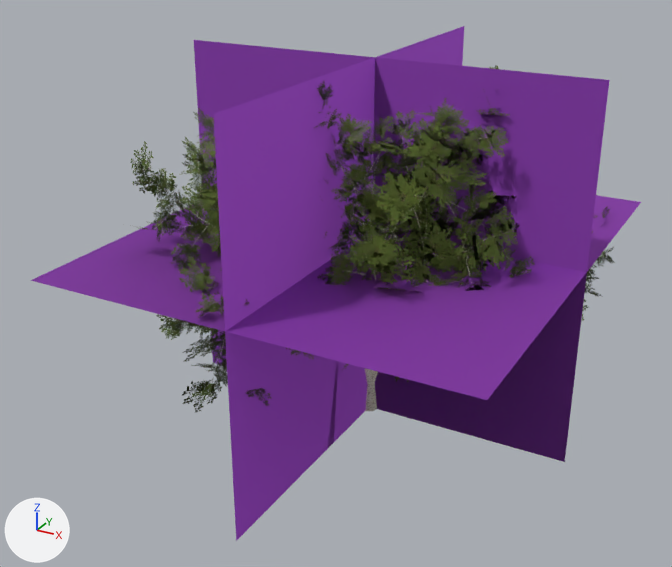
The glTF model data/models/board/vegetation/birch-forked.glb, before and after one commit.
One viewpoint serves both versions: a camera (50 mm lens) standing at (31.2, -62.8, 42.4) and looking at (-1.4, -3.4, 12.7). Arrows for +X, +Y and +Z are at lower left; the lights stay in place. The picture after the commit comes second. Where no turn or scale is listed for an object, it has been applied to the vertices. Vertices at exactly the same position are counted once.

The scene before the commit, as lines of its bpy script (objects in view):
```python
me_birch_forked_lod1 = bpy.data.meshes.new('birch-forked-lod1')
me_birch_forked_lod1.from_pydata(...)  # 5335 vertices, 3264 faces; spans x -16.6..17.3, y -20.4..17.8, z 0.0..30.0
# faces by material slot: [864, 2400]
me_birch_forked_lod1.materials.append(mat_bark_birch)
me_birch_forked_lod1.materials.append(mat_canopy_cutout)
me_birch_forked_lod2 = bpy.data.meshes.new('birch-forked-lod2')
me_birch_forked_lod2.from_pydata(...)  # 1621 vertices, 968 faces; spans x -16.6..17.3, y -20.4..17.8, z 0.0..30.0
# faces by material slot: [248, 720]
me_birch_forked_lod2.materials.append(mat_bark_birch)
me_birch_forked_lod2.materials.append(mat_canopy_cutout)
me_birch_forked_lod3 = bpy.data.meshes.new('birch-forked-lod3')
me_birch_forked_lod3.from_pydata(...)  # 12 vertices, 6 faces; spans x -16.6..17.3, y -20.4..17.8, z 0.0..30.0
me_birch_forked_lod3.materials.append(mat_impostor)  # its picture is missing
ob_birch_forked_lod1_001 = bpy.data.objects.new('birch-forked-lod1.001', me_birch_forked_lod1)
ob_birch_forked_lod1_001.location = (0.0, 0.0, 0.0)
ob_birch_forked_lod2_001 = bpy.data.objects.new('birch-forked-lod2.001', me_birch_forked_lod2)
ob_birch_forked_lod2_001.location = (0.0, 0.0, 0.0)
ob_birch_forked_lod3_001 = bpy.data.objects.new('birch-forked-lod3.001', me_birch_forked_lod3)
ob_birch_forked_lod3_001.location = (0.0, 0.0, 0.0)
# also in view: 'birch-forked-lod0.001' at (0.3, -1.3, 15.0)
```
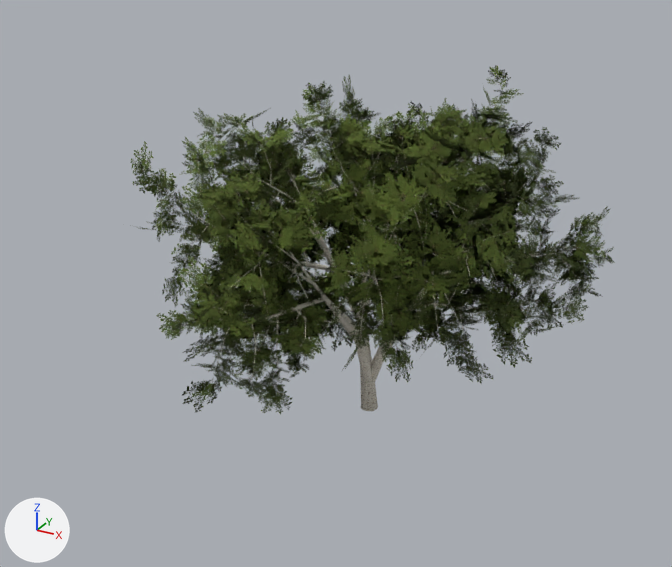
Where the change shows, as pixel boxes (x1, y1, x2, y2) in the pictures (672 x 567 px; the box of a moved part takes in the faces that stretch with it):
```json
{"object": "birch-forked-lod3.001", "change": "reshaped, recoloured", "before": [31, 26, 641, 541], "on screen": "not visible afterwards"}
{"part": 1, "of": "me_birch_forked_lod3", "change": "moved or reshaped", "before": [31, 195, 641, 400], "on screen": "not visible afterwards"}
{"part": 2, "of": "me_birch_forked_lod3", "change": "recoloured", "before": [31, 26, 641, 541], "on screen": "purple"}
```

Scene script edits in JSON lines:
```json
{"block": "me_birch_forked_lod3", "where": "me_birch_forked_lod3.from_pydata(...)  # 12 vertices, 6 faces; spans x -16.6..17.3, y -20.4..17.8, z 0.0..30.0"}
{"block": "me_birch_forked_lod3", "where": "# used by ob_birch_forked_lod3_001; location = (0.0, 0.0, 0.0)"}
{"block": "me_birch_forked_lod3", "change": "me_birch_forked_lod3 part 1: the loose piece of 4 vertices spanning x -16.6..17.3, y -20.4..17.8, z 16.3 is moved by (0.0, 0.0, -0.3)"}
{"block": "me_birch_forked_lod3", "change": "me_birch_forked_lod3 part 2: 6 faces centred in x -5.3..6.0, y -7.6..5.1, z 10.0..20.0 are repainted in the vertex colours; the middle colour goes from purple #c854ff to pink #fd3ed0"}
```
